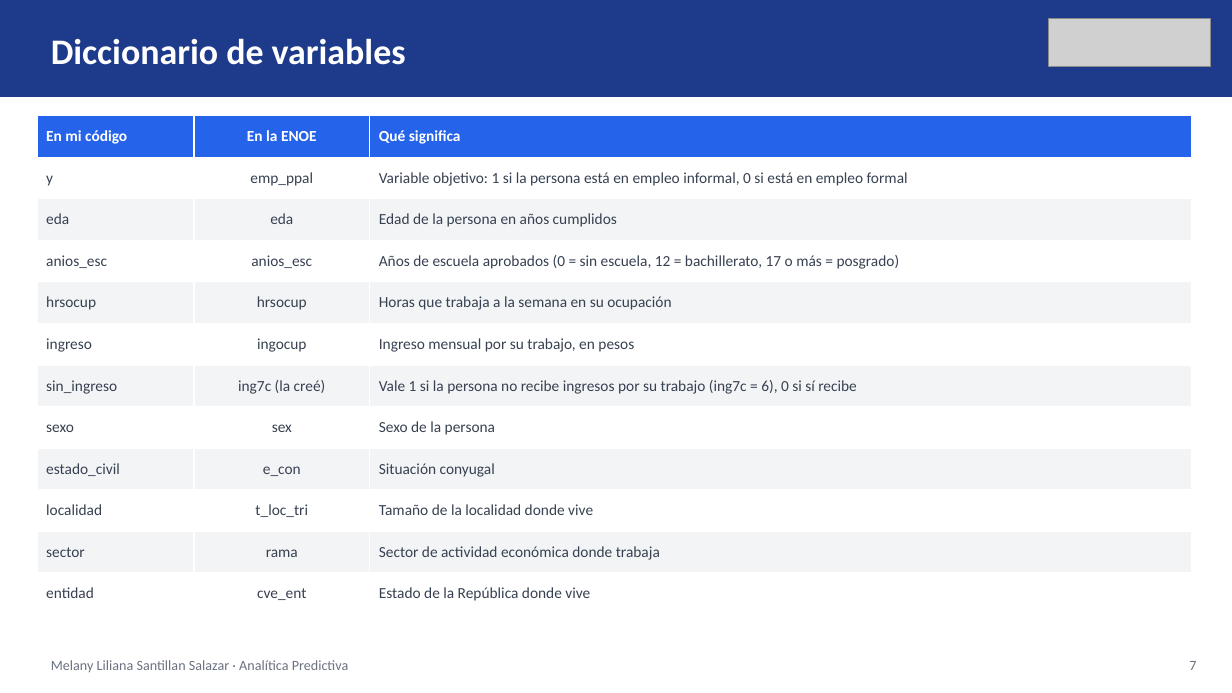
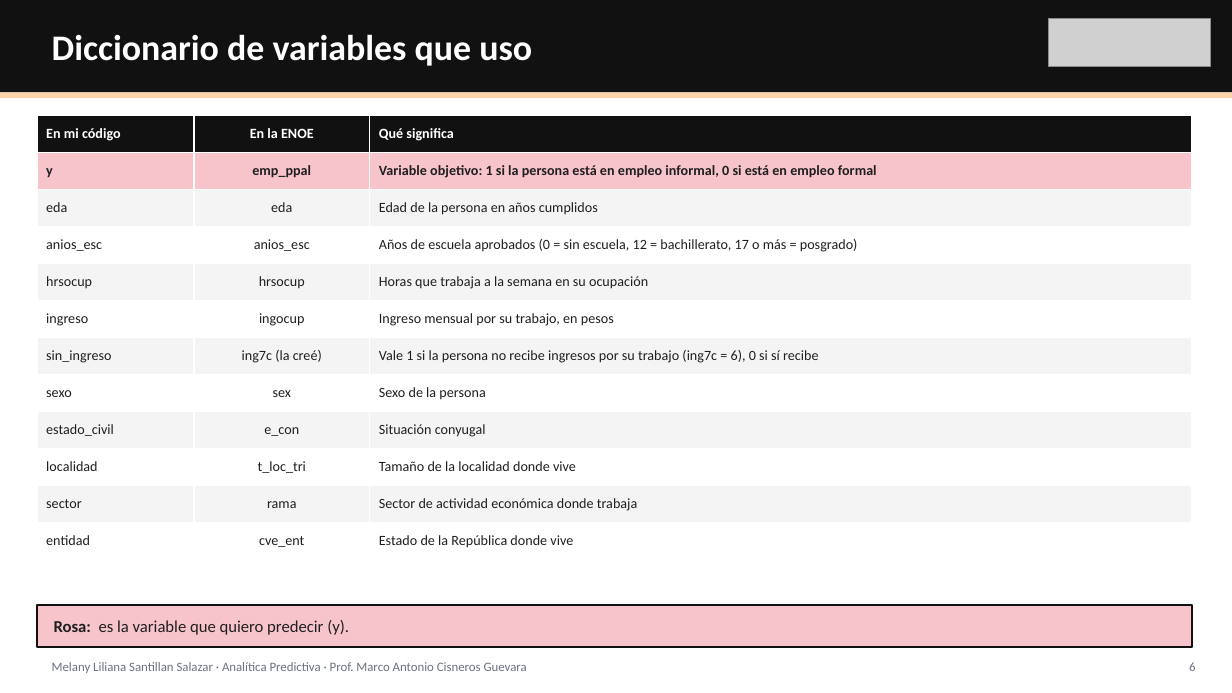
Before and after one commit to ivxnwww/Polymarket-UP-DOWN-5m, a slide deck: slide 6 of proyecto_enoe/Presentacion_Proyecto_ENOE.pptx (slide 7 before the commit). Drawn at 1232x693 pixels with LibreOffice and Linux fonts; fonts in the diff are those of the drawing; grey boxes stand for pictures. Boxes give left, top, right and bottom in pixels: in the first picture for what was removed or moved away, otherwise in the second. Text is boxed around its words. In the diff, an @@ line names an element or a change of style, - is before the commit and + after.

```diff
--- a/proyecto_enoe/Presentacion_Proyecto_ENOE.pptx
+++ b/proyecto_enoe/Presentacion_Proyecto_ENOE.pptx
@@ rectangle: place and size @@
-rectangle at [0, 0, 1232, 97]
+rectangle at [0, 0, 1232, 92]
@@ rectangle at [0, 0, 1232, 92]: fill #1E3A8A to #111111 @@
@@ text at [52, 34, 532, 66]: text changed @@
-Diccionario de variables
+Diccionario de variables que uso
@@ rectangle added at [0, 92, 1232, 98], fill #FBD3A8 @@
@@ table at [37, 116, 1192, 559] @@
@@ fill #2563EB to #111111 in row 1 @@
@@ fill #FFFFFF to #F8C4CC in row 2 @@
@@ fill #F3F4F6 to #F4F4F4 in 15 cells @@
@@ size 12 to 11 pt, text colour #374151 to #1F1F1F @@
@@ bold on in "y", "emp_ppal", "Variable objetivo: 1 si la persona está ..." @@
@@ rectangle added at [37, 605, 1192, 647], fill #F8C4CC, outline #111111 1.25 pt @@
@@ text added at [54, 620, 349, 635], 13 pt, text #1F1F1F @@
+Rosa: es la variable que quiero predecir (y).
@@ text at [52, 662, 527, 673]: text changed; size 11 to 10 pt @@
-Melany Liliana Santillan Salazar · Analítica Predictiva
+Melany Liliana Santillan Salazar · Analítica Predictiva · Prof. Marco Antonio Cisneros Guevara
@@ text removed at [1189, 661, 1196, 670] @@
-7
@@ text added at [1189, 662, 1195, 671], 10 pt, text #6B7280 @@
+6
```
Also in this commit, not shown: 13 other slides changed, 10 slides added, 3 slides removed, 23 other files.
